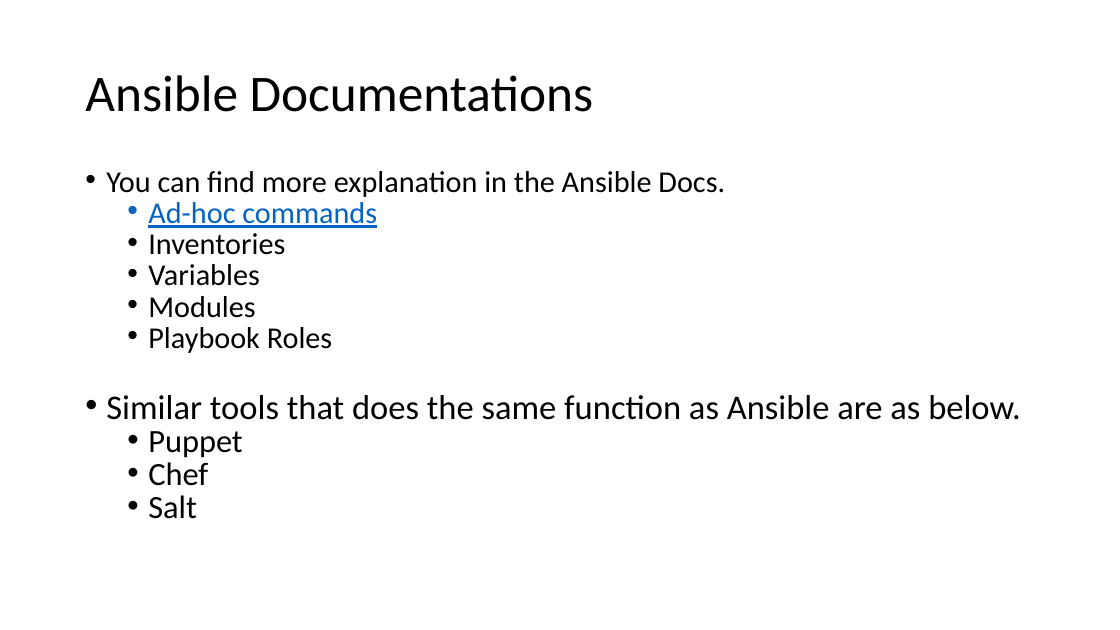
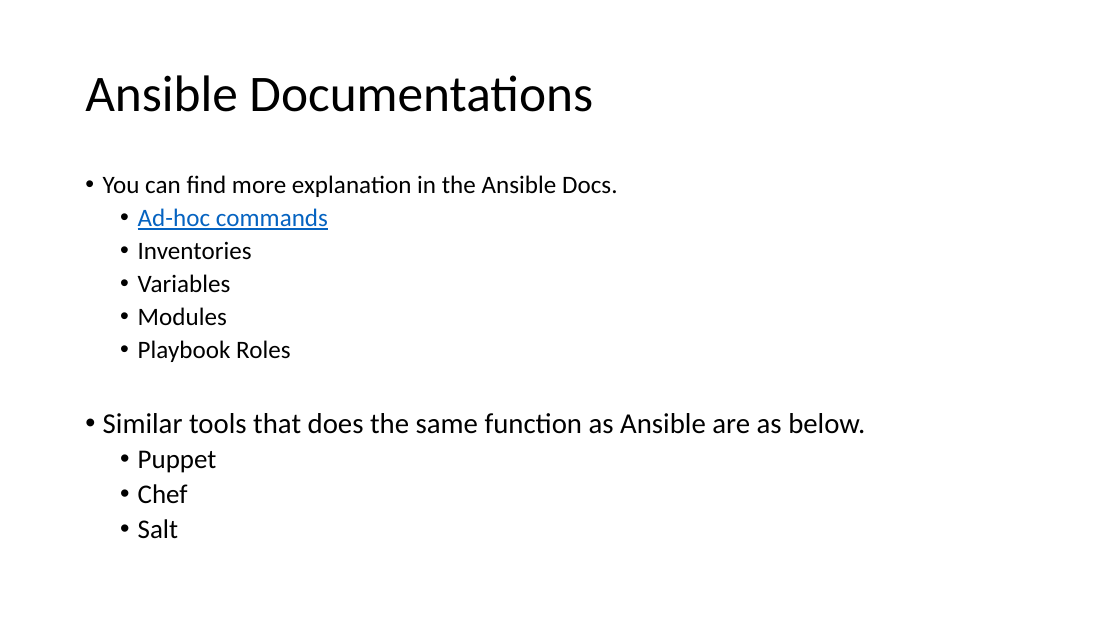
Before and after one commit to roberto-maggi/ansible, a slide deck: slide 15 of Ansible_Presentation.pptx. Drawn at 1120x630 pixels with LibreOffice and Linux fonts; fonts in the diff are those of the drawing. Boxes give left, top, right and bottom in pixels: in the first picture for what was removed or moved away, otherwise in the second. Text is boxed around its words. In the diff, an @@ line names an element or a change of style, - is before the commit and + after.

```diff
--- a/Ansible_Presentation.pptx
+++ b/Ansible_Presentation.pptx
@@ text "You can find more explanation ..." at (x1=103, y1=175, x2=865, y2=539): size 25.9 to 21.6 pt in "You can find more explanation in the ...", "Ad-hoc commands", "Inventories", "Variables" and 2 more places; size 29.6 to 24.6 pt in "Similar tools that does the same function ..."; size 27.8 to 23.1 pt in "Puppet", "Chef", "Salt"; indent changed; line spacing 0.7 to 0.9 @@
```
Also in this commit, not shown: 7 other slides changed, 6 other files.
